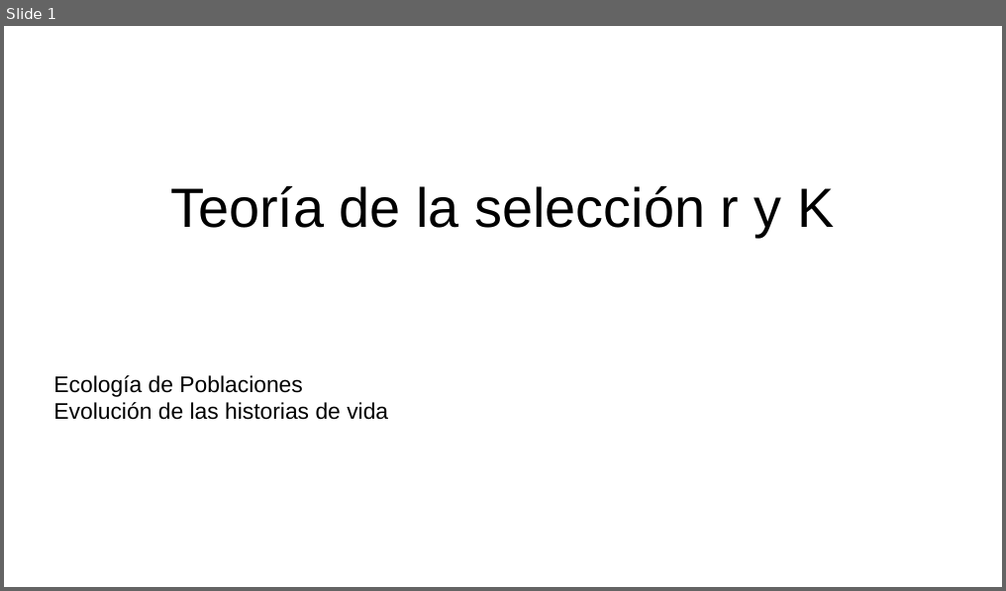
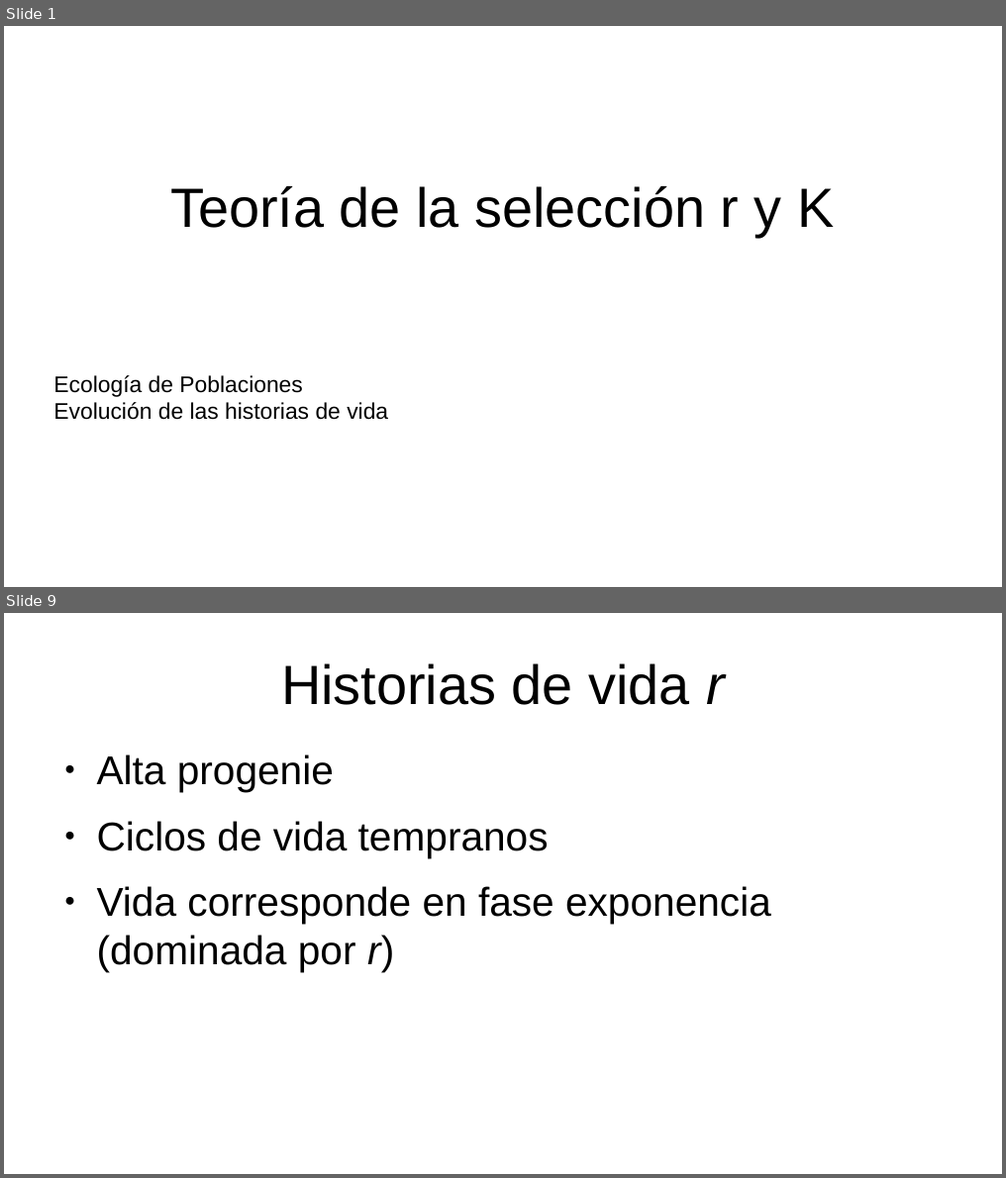
Before and after one commit to gerardommc/Ecologia-poblaciones, a slide deck: Unidad-3/Seleccion-r-K.odp. Shown one above the other, each under a label of ours: slide 1 before the commit, slides 1 and 9 after it; the slides between them are not shown. The pictures are 1006x591 and 1006x1178 pixels, drawn with LibreOffice and Linux fonts; fonts in the diff are those of the drawing. Boxes give left, top, right and bottom in pixels: in the first picture for what was removed or moved away, otherwise in the second. Text is boxed around its words. In the diff, an @@ line names an element or a change of style, - is before the commit and + after.

```diff
--- a/Unidad-3/Seleccion-r-K.odp
+++ b/Unidad-3/Seleccion-r-K.odp
@@ slide 9 added at (4, 613, 1002, 1174), background #FFFFFF @@
@@ title added at (281, 663, 725, 705), 44 pt, text #000000 @@
+Historias de vida r
@@ text added at (97, 755, 771, 972), 32 pt, text #000000 @@
+● Alta progenie
+● Ciclos de vida tempranos
+● Vida corresponde en fase exponencia (dominada por r)
```
Also in this commit, not shown: 9 other slides added, 1 slide removed, 15 other files.
